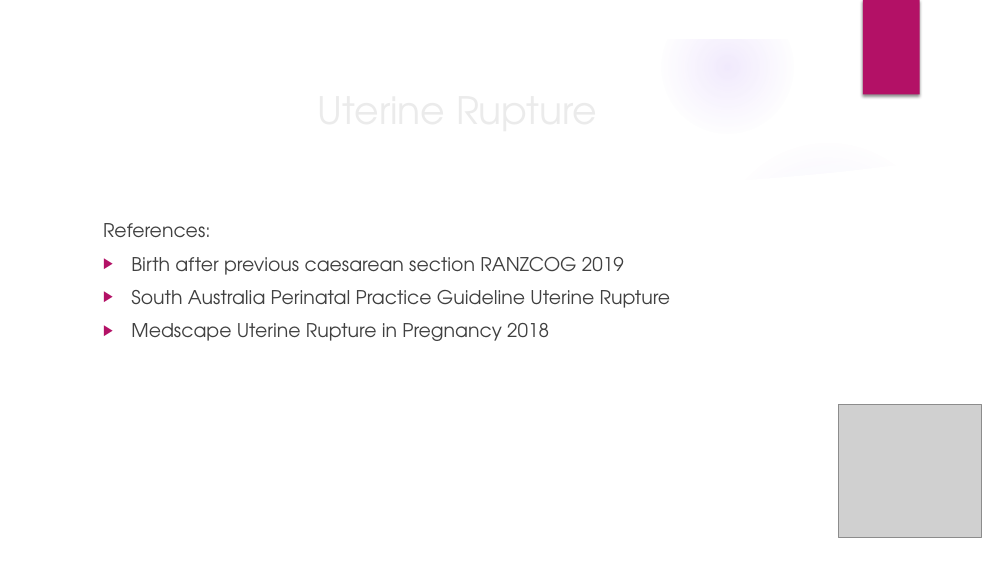
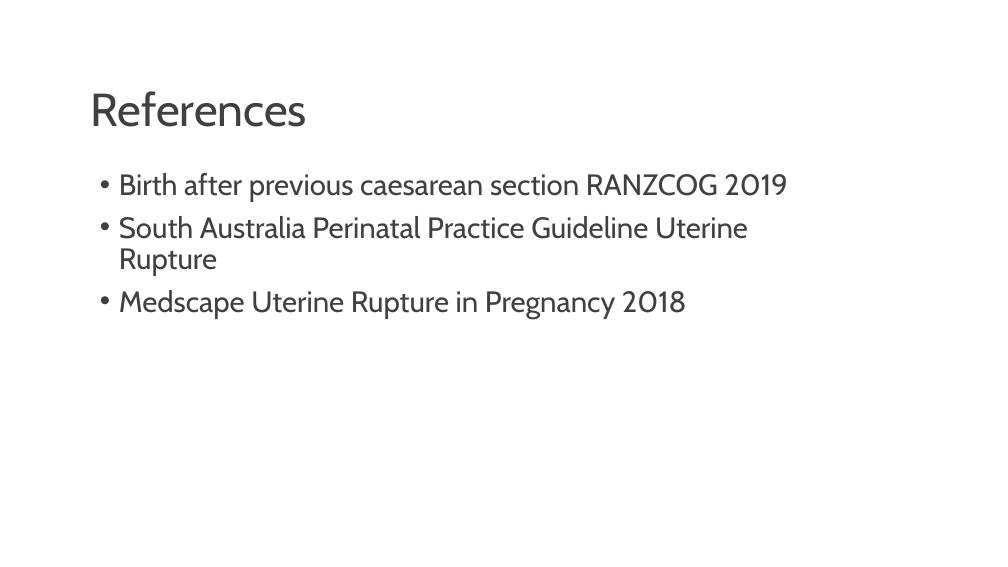
Before and after one commit to matt-thorpe87/mep, a slide deck: slide 14 of docs/assets/presentations/uterine-rupture.pptx. Drawn at 1008x567 pixels with LibreOffice and Linux fonts; fonts in the diff are those of the drawing; grey boxes stand for pictures; background and template pictures are left out. Boxes give left, top, right and bottom in pixels: in the first picture for what was removed or moved away, otherwise in the second. Text is boxed around its words. In the diff, an @@ line names an element or a change of style, - is before the commit and + after.

```diff
--- a/docs/assets/presentations/uterine-rupture.pptx
+++ b/docs/assets/presentations/uterine-rupture.pptx
@@ group removed at box(0, 0, 1008, 567): 4 ellipses, 3 freeform shapes @@
@@ rectangle removed at box(863, 0, 920, 95) @@
@@ title added at box(91, 91, 307, 127), 44 pt, text #404040 @@
+References
@@ text "Birth after previous caesarean section ...": place and size @@
-text "Birth after previous caesarean section ..." at box(103, 223, 624, 341)
+text "Birth after previous caesarean section ..." at box(119, 173, 788, 319)
@@ text "Birth after previous caesarean section ..." at box(119, 173, 788, 319): size 18 to 28 pt, font TeX Gyre Adventor to Cabin; bullet ▶ to •; line spacing 1 to 0.9 @@
@@ text at box(103, 223, 211, 237): paragraph removed @@
-References:
@@ title removed at box(530, 290, 671, 308) @@
-Uterine Rupture
@@ picture removed at box(839, 405, 982, 538) @@
```
Also in this commit, not shown: 13 other slides changed, 3 other files.
